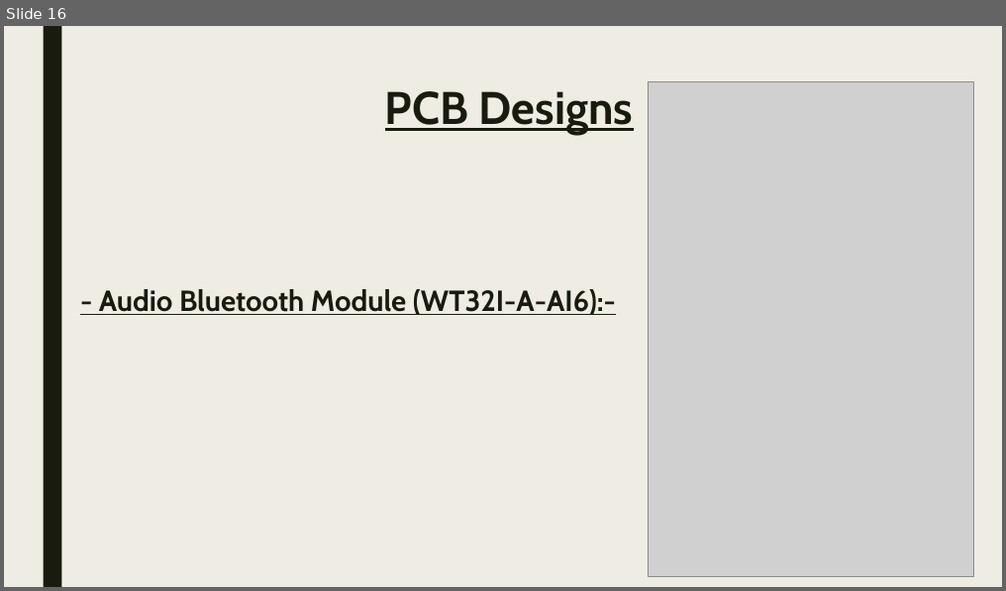
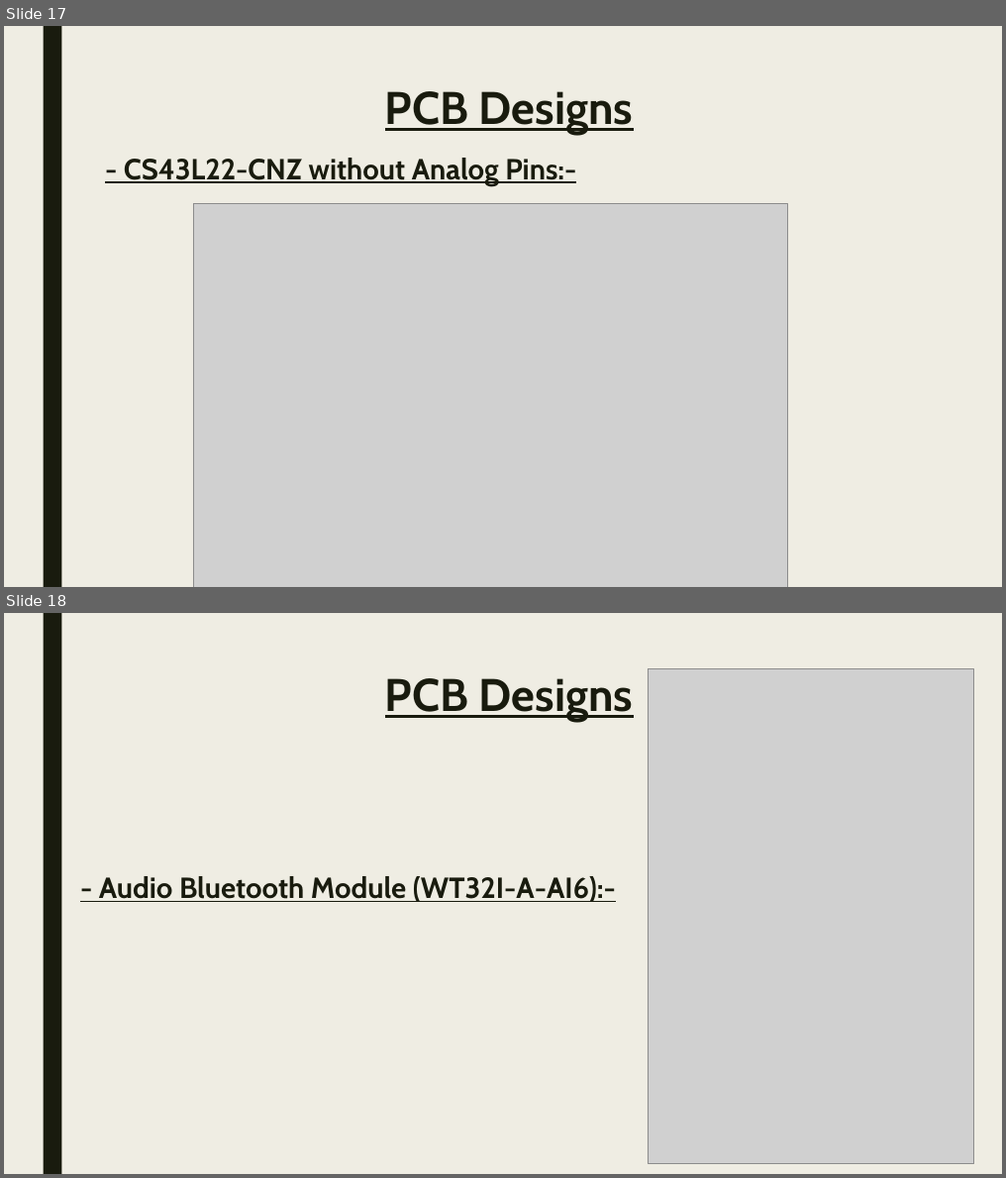
Before and after one commit to hananabilabd/Real-time-STM32-MEMS-MIC-Audio-Playback-DSP, a slide deck: Presentation.pptx. Shown one above the other, each under a label of ours: slide 16 before the commit, slides 17 and 18 after it. The pictures are 1006x591 and 1006x1178 pixels, drawn with LibreOffice and Linux fonts; fonts in the diff are those of the drawing; grey boxes stand for pictures. Boxes give left, top, right and bottom in pixels: in the first picture for what was removed or moved away, otherwise in the second. Text is boxed around its words. In the diff, an @@ line names an element or a change of style, - is before the commit and + after.

```diff
--- a/Presentation.pptx
+++ b/Presentation.pptx
@@ slide 17 added at (4, 26, 1002, 587), background #EFEDE3; not listed: 1 template element that a slide beside it also shows @@
@@ title added at (385, 91, 634, 135), 44 pt, text #191B0E, bold, underline @@
+PCB Designs
@@ text added at (124, 158, 576, 186), 28 pt, text #191B0E, bold, underline @@
+- CS43L22-CNZ without Analog Pins:-
@@ picture added at (193, 204, 788, 587) @@
@@ what was slide 16 is now slide 18 @@
```
Also in this commit, not shown: 1 other slide added, 1 other file.
